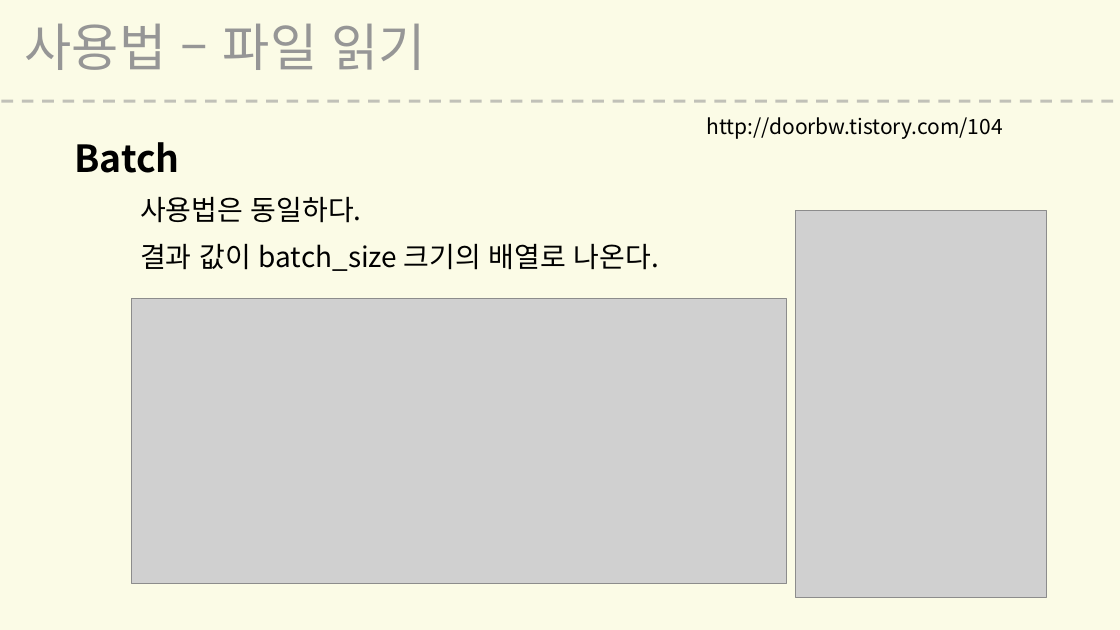
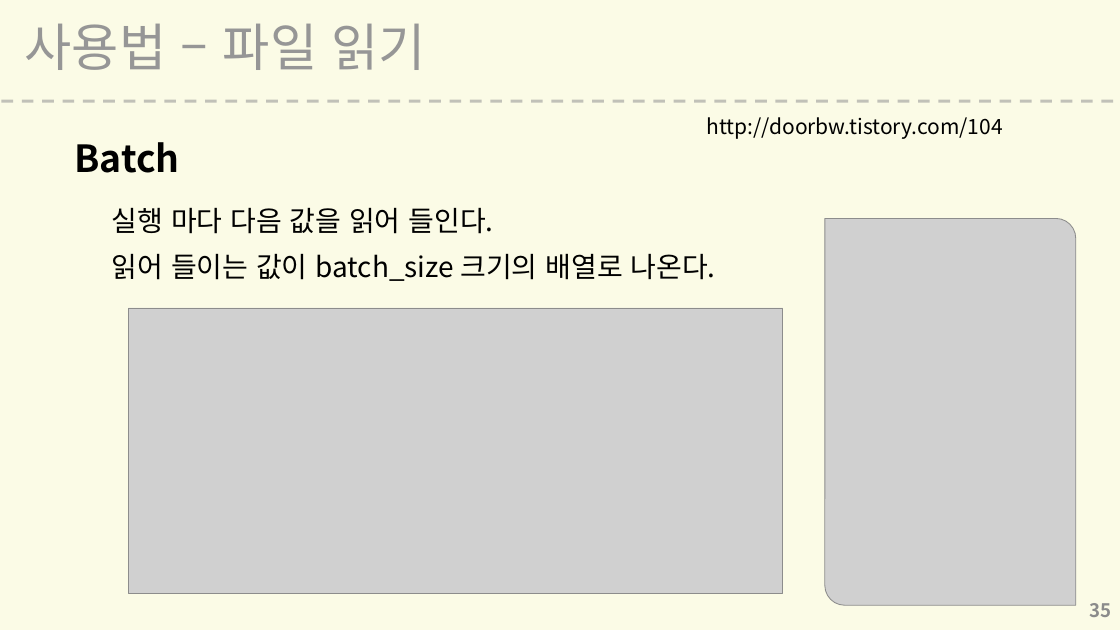
Before and after one commit to L00G/-, a slide deck: slide 35 of 텐서플로우 세미나.pptx. Drawn at 1120x630 pixels with LibreOffice and Linux fonts; fonts in the diff are those of the drawing; grey boxes stand for pictures; background and template pictures are left out. Boxes give left, top, right and bottom in pixels: in the first picture for what was removed or moved away, otherwise in the second. Text is boxed around its words. In the diff, an @@ line names an element or a change of style, - is before the commit and + after.

```diff
--- a/텐서플로우 세미나.pptx
+++ b/텐서플로우 세미나.pptx
@@ text added at [112, 207, 494, 234], 24 pt, text #000000 @@
+실행 마다 다음 값을 읽어 들인다.
@@ text removed at [140, 196, 362, 223] @@
-사용법은 동일하다.
@@ picture: place and size @@
-picture at [796, 211, 1047, 597]
+picture at [825, 218, 1076, 605]
@@ text at [112, 253, 716, 281]: text changed @@
-결과 값이 batch_size 크기의 배열로 나온다.
+읽어 들이는 값이 batch_size 크기의 배열로 나온다.
@@ picture: place and size @@
-picture at [132, 299, 786, 585]
+picture at [129, 308, 783, 594]
@@ page number added at [1090, 603, 1112, 617], 16 pt, text #8C8C8C, bold @@
+35
```
Also in this commit, not shown: 39 other slides changed, 1 other file.
